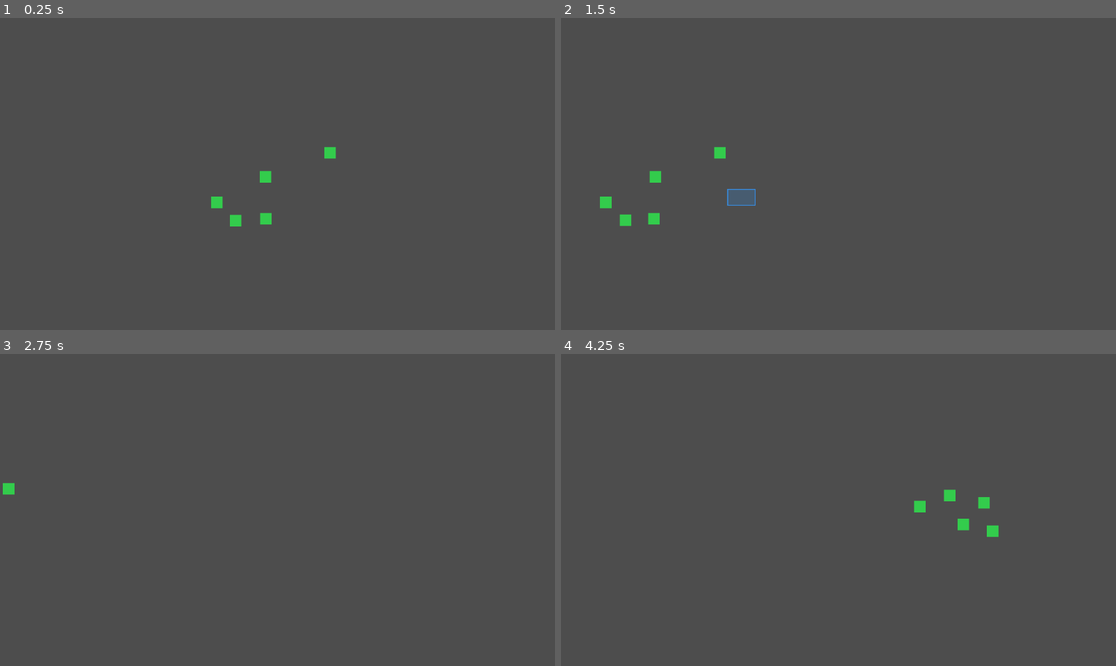
Above: before the commit, frames 1-4 (two rows, left to right).
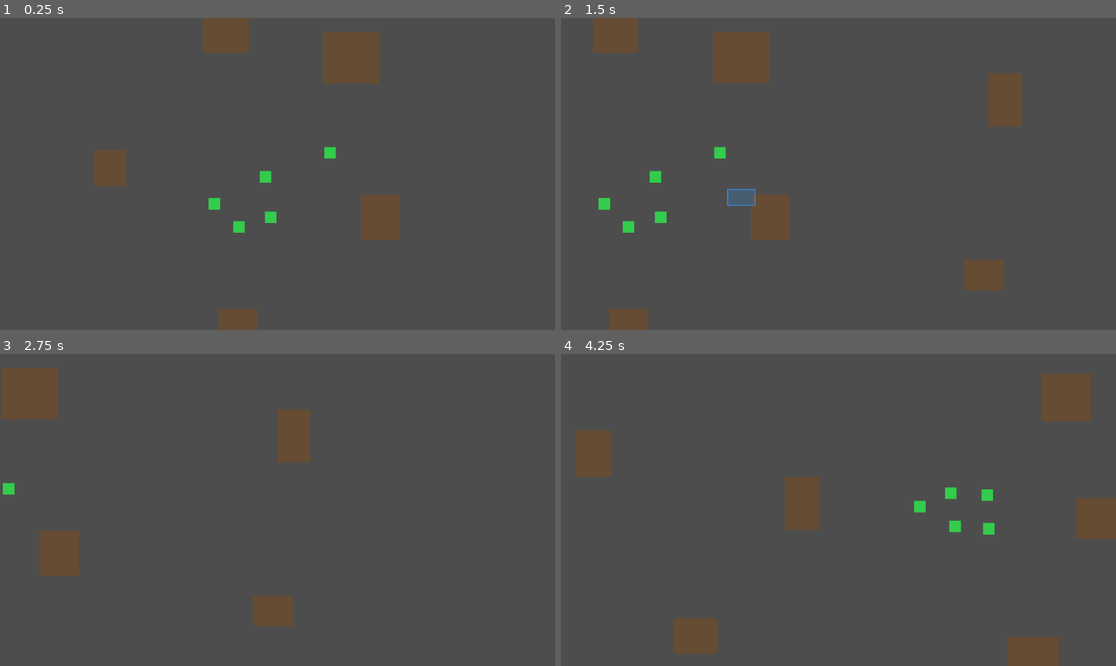
Above: after the commit, the same moments.

Repository: Hooveralex/real-time-strategy
Game: Godot game, scene res://Game.tscn
The game is run twice, just before and just after one commit, with the same random seed, the same clock (stepped at 60 frames per second) and the same inputs.
Inputs (mouse positions are in pixels of both pictures, inside the frame that each line leads up to):
- Up to frame 1 (0.25 s): no input
- Up to frame 2 (1.5 s): tap Enter at 0.5 s; move the mouse to (960, 158) at 0.52 s; hold Right (ui_right) 0.53-1.25 s; hold Ctrl 0.53-1.25 s; click (960, 158) at 0.67 s; drag from (727, 189) to (810, 236) at 1.27 s
- Up to frame 3 (2.75 s): move the mouse to (333, 441) at 2.02 s; hold Right (ui_right) from 2.03 s (still down); tap F at 2.1 s; click (333, 441) at 2.17 s
- Up to frame 4 (4.25 s): release Right (ui_right) at 2.75 s; drag from (810, 572) to (672, 463) at 2.77 s; move the mouse to (1005, 556) at 3.52 s; hold Left (ui_left) from 3.53 s (still down); tap R at 3.6 s; click (1005, 556) at 3.67 s

The runs differ from the first frame. In frame 1, 4.9% of the frame differs, in the area x 17-72%, y 0-100%; in frame 2, 5.9%; in frame 3, 4.4%; in frame 4, 6.4%, in the area x 2-100%, y 6-100%.

Commit message:
Add pathfinding and obstacle generation
Integrate Godot's Navigation2D system with procedural obstacles:
- Units now use NavigationAgent2D to path around obstacles
- ObstacleManager generates random obstacles avoiding spawn area
- NavigationManager carves obstacle holes in the navigation mesh
- Support for dynamic obstacle placement with automatic nav rebaking

Co-authored-by: Cursor <cursoragent@cursor.com>

Diff:
--- a/Game.gd
+++ b/Game.gd
@@ -2,16 +2,47 @@
 
 @onready var selection_box: Control = $SelectionLayer/SelectionBox
 @onready var camera: Camera2D = $Camera2D
+@onready var navigation_region: NavigationRegion2D = $NavigationRegion2D
+@onready var obstacle_manager: Node2D = $ObstacleManager
+@onready var navigation_manager: Node = $NavigationManager
 
 var units: Array[Node] = []
+
+# Navigation bounds - area where units can move
+var nav_bounds = Rect2(-1000, -800, 2000, 1600)
 
 func _ready():
 	print("Game _ready called")
 
-	# Create units immediately
+	# Setup navigation system
+	setup_navigation()
+
+	# Wait a frame for obstacles to be generated, then bake navigation
+	await get_tree().process_frame
+	bake_navigation()
+
+	# Create units after navigation is ready
 	create_test_units()
 
 	print("Game initialization complete")
+
+func setup_navigation():
+	print("Setting up navigation...")
+	navigation_manager.setup_navigation(navigation_region)
+
+	# Connect to obstacle changes for automatic rebaking
+	obstacle_manager.obstacles_changed.connect(_on_obstacles_changed)
+
+func _on_obstacles_changed():
+	# Rebake navigation mesh when obstacles are added/removed
+	print("Obstacles changed, rebaking navigation...")
+	bake_navigation()
+
+func bake_navigation():
+	print("Baking navigation mesh...")
+	var obstacles = obstacle_manager.get_all_obstacles()
+	navigation_manager.bake_navigation_mesh(nav_bounds, obstacles)
+	print("Navigation mesh baked with ", obstacles.size(), " obstacles")
 
 func get_world_mouse_position() -> Vector2:
 	if camera:
--- a/Game.tscn
+++ b/Game.tscn
@@ -1,11 +1,21 @@
-[gd_scene load_steps=4 format=3 uid="uid://bq8x7k3m4n5o6"]
+[gd_scene load_steps=6 format=3 uid="uid://bq8x7k3m4n5o6"]
 
 [ext_resource type="Script" path="res://Game.gd" id="1_game"]
 [ext_resource type="Script" path="res://SelectionBox.gd" id="2_selection_box"]
 [ext_resource type="Script" path="res://CameraController.gd" id="3_camera"]
+[ext_resource type="Script" path="res://ObstacleManager.gd" id="4_obstacle_manager"]
+[ext_resource type="Script" path="res://NavigationManager.gd" id="5_navigation_manager"]
 
 [node name="Game" type="Node2D"]
 script = ExtResource("1_game")
+
+[node name="NavigationRegion2D" type="NavigationRegion2D" parent="."]
+
+[node name="ObstacleManager" type="Node2D" parent="."]
+script = ExtResource("4_obstacle_manager")
+
+[node name="NavigationManager" type="Node" parent="."]
+script = ExtResource("5_navigation_manager")
 
 [node name="Camera2D" type="Camera2D" parent="."]
 script = ExtResource("3_camera")
--- a/NavigationManager.gd
+++ b/NavigationManager.gd
@@ -3,6 +3,9 @@
 # Navigation mesh management
 var navigation_region: NavigationRegion2D
 var navigation_polygon: NavigationPolygon
+
+# Margin around obstacles for navigation (units won't path too close to edges)
+var obstacle_margin: float = 15.0
 
 func _ready():
 	pass
@@ -12,32 +15,52 @@
 	navigation_polygon = NavigationPolygon.new()
 	navigation_region.navigation_polygon = navigation_polygon
 
-func bake_navigation_mesh(bounds: Rect2):
+func bake_navigation_mesh(bounds: Rect2, obstacles: Array = []):
 	if not navigation_region:
 		push_error("NavigationRegion2D not set!")
 		return
 
-	# Create navigation polygon that covers the entire playable area
-	# In Godot 4, obstacles with StaticBody2D and CollisionShape2D are automatically
-	# excluded from the navigation mesh when we bake it
-	var outline = PackedVector2Array([
+	# Create a new navigation polygon
+	navigation_polygon = NavigationPolygon.new()
+
+	# Create outer boundary outline (clockwise winding)
+	var outer_outline = PackedVector2Array([
 		Vector2(bounds.position.x, bounds.position.y),
 		Vector2(bounds.position.x + bounds.size.x, bounds.position.y),
 		Vector2(bounds.position.x + bounds.size.x, bounds.position.y + bounds.size.y),
 		Vector2(bounds.position.x, bounds.position.y + bounds.size.y)
 	])
 
-	navigation_polygon.clear_outlines()
-	navigation_polygon.add_outline(outline)
+	navigation_polygon.add_outline(outer_outline)
+
+	# Add each obstacle as a hole (counter-clockwise winding for holes)
+	for obstacle in obstacles:
+		if obstacle.has_method("get_bounds"):
+			var obs_bounds = obstacle.get_bounds()
+			# Expand bounds by margin
+			var expanded = Rect2(
+				obs_bounds.position - Vector2(obstacle_margin, obstacle_margin),
+				obs_bounds.size + Vector2(obstacle_margin * 2, obstacle_margin * 2)
+			)
+
+			# Counter-clockwise winding for holes
+			var hole_outline = PackedVector2Array([
+				Vector2(expanded.position.x, expanded.position.y),
+				Vector2(expanded.position.x, expanded.position.y + expanded.size.y),
+				Vector2(expanded.position.x + expanded.size.x, expanded.position.y + expanded.size.y),
+				Vector2(expanded.position.x + expanded.size.x, expanded.position.y)
+			])
+
+			navigation_polygon.add_outline(hole_outline)
+
+	# Generate the navigation mesh from outlines
 	navigation_polygon.make_polygons_from_outlines()
 
+	# Apply to the region
 	navigation_region.navigation_polygon = navigation_polygon
 
-	# In Godot 4, we need to call bake_navigation_polygon() to update the mesh
-	# This will automatically exclude obstacles with collision shapes
-	call_deferred("_bake_nav_mesh")
+	print("Navigation mesh created with ", obstacles.size(), " obstacle holes")
 
-func _bake_nav_mesh():
-	if navigation_region:
-		# Bake the navigation mesh - this will exclude obstacles automatically
-		navigation_region.bake_navigation_polygon()
+func rebake_navigation(bounds: Rect2, obstacles: Array = []):
+	# Convenience method to rebake navigation when obstacles change
+	bake_navigation_mesh(bounds, obstacles)
--- a/ObstacleManager.gd
+++ b/ObstacleManager.gd
@@ -1,4 +1,7 @@
 extends Node2D
+
+# Signal emitted when obstacles are added/removed (for nav mesh rebaking)
+signal obstacles_changed
 
 # Obstacle generation settings
 var num_obstacles = 15
@@ -76,3 +79,46 @@
 
 func get_all_obstacles() -> Array[Node]:
 	return obstacles.duplicate()
+
+func add_obstacle(pos: Vector2, size: Vector2 = Vector2(80, 80), color: Color = Color(0.4, 0.3, 0.2)) -> Node:
+	"""Manually add an obstacle at the specified position."""
+	var obstacle = preload("res://Obstacle.tscn").instantiate()
+	obstacle.position = pos
+	obstacle.set_size(size)
+	obstacle.set_color(color)
+
+	obstacles.append(obstacle)
+	add_child(obstacle)
+
+	# Emit signal so navigation mesh can be rebaked
+	obstacles_changed.emit()
+
+	return obstacle
+
+func remove_obstacle(obstacle: Node) -> bool:
+	"""Remove an obstacle from the manager."""
+	var index = obstacles.find(obstacle)
+	if index >= 0:
+		obstacles.remove_at(index)
+		obstacle.queue_free()
+
+		# Emit signal so navigation mesh can be rebaked
+		obstacles_changed.emit()
+		return true
+	return false
+
+func clear_all_obstacles():
+	"""Remove all obstacles."""
+	for obstacle in obstacles:
+		obstacle.queue_free()
+	obstacles.clear()
+	obstacles_changed.emit()
+
+func get_obstacle_at_position(pos: Vector2) -> Node:
+	"""Find an obstacle at the given position, or null if none."""
+	for obstacle in obstacles:
+		if obstacle.has_method("get_bounds"):
+			var bounds = obstacle.get_bounds()
+			if bounds.has_point(pos):
+				return obstacle
+	return null
--- a/Unit.gd
+++ b/Unit.gd
@@ -3,7 +3,8 @@
 signal selected
 signal deselected
 
-var target_position: Vector2
+@onready var navigation_agent: NavigationAgent2D = $NavigationAgent2D
+
 var speed = 300.0
 var is_selected = false
 
@@ -19,7 +20,12 @@
 func _ready():
 	print("Unit _ready at position: ", position)
 
-	target_position = position
+	# Wait for navigation to be ready
+	await get_tree().physics_frame
+
+	# Configure navigation agent
+	navigation_agent.path_desired_distance = 10.0
+	navigation_agent.target_desired_distance = 20.0
 
 	# Create selection indicator (circle)
 	selection_indicator = Node2D.new()
@@ -49,21 +55,30 @@
 
 	print("Unit initialized with ", get_child_count(), " children")
 
-func _process(delta):
-	# Calculate separation force (always active to prevent stacking)
+func _physics_process(delta):
+	# Skip if navigation agent isn't ready or has finished
+	if not navigation_agent:
+		return
+
+	if navigation_agent.is_navigation_finished():
+		# Still apply separation when stopped
+		var separation = calculate_separation()
+		if separation.length() > 0.1:
+			position += separation * delta
+		return
+
+	# Get the next point in the path
+	var next_path_position = navigation_agent.get_next_path_position()
+
+	# Calculate direction to next path point
+	var direction = (next_path_position - global_position).normalized()
+	var velocity = direction * speed
+
+	# Add separation force for local avoidance
 	var separation = calculate_separation()
-
-	# Move toward target
-	var to_target = target_position - position
-	var velocity = Vector2.ZERO
-
-	if to_target.length() > 5.0:
-		velocity = to_target.normalized() * speed
-
-	# Always add separation force
 	velocity += separation
 
-	# Apply movement if there's any velocity
+	# Apply movement
 	if velocity.length() > 0.1:
 		position += velocity * delta
 
@@ -106,4 +121,5 @@
 	return Rect2(global_position - Vector2(25, 25), Vector2(50, 50))
 
 func set_target_position(pos: Vector2):
-	target_position = pos
+	if navigation_agent:
+		navigation_agent.target_position = pos
--- a/Unit.tscn
+++ b/Unit.tscn
@@ -4,3 +4,8 @@
 
 [node name="Unit" type="Node2D"]
 script = ExtResource("1_unit")
+
+[node name="NavigationAgent2D" type="NavigationAgent2D" parent="."]
+path_desired_distance = 10.0
+target_desired_distance = 20.0
+avoidance_enabled = false
